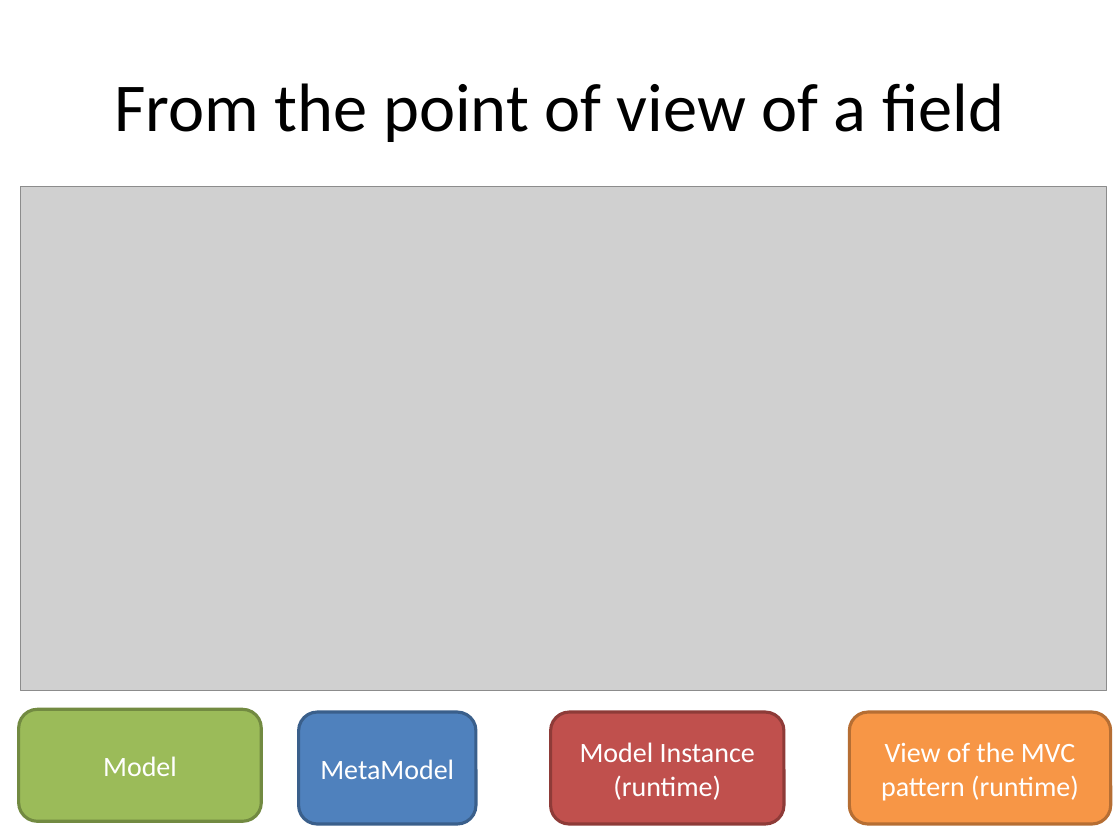
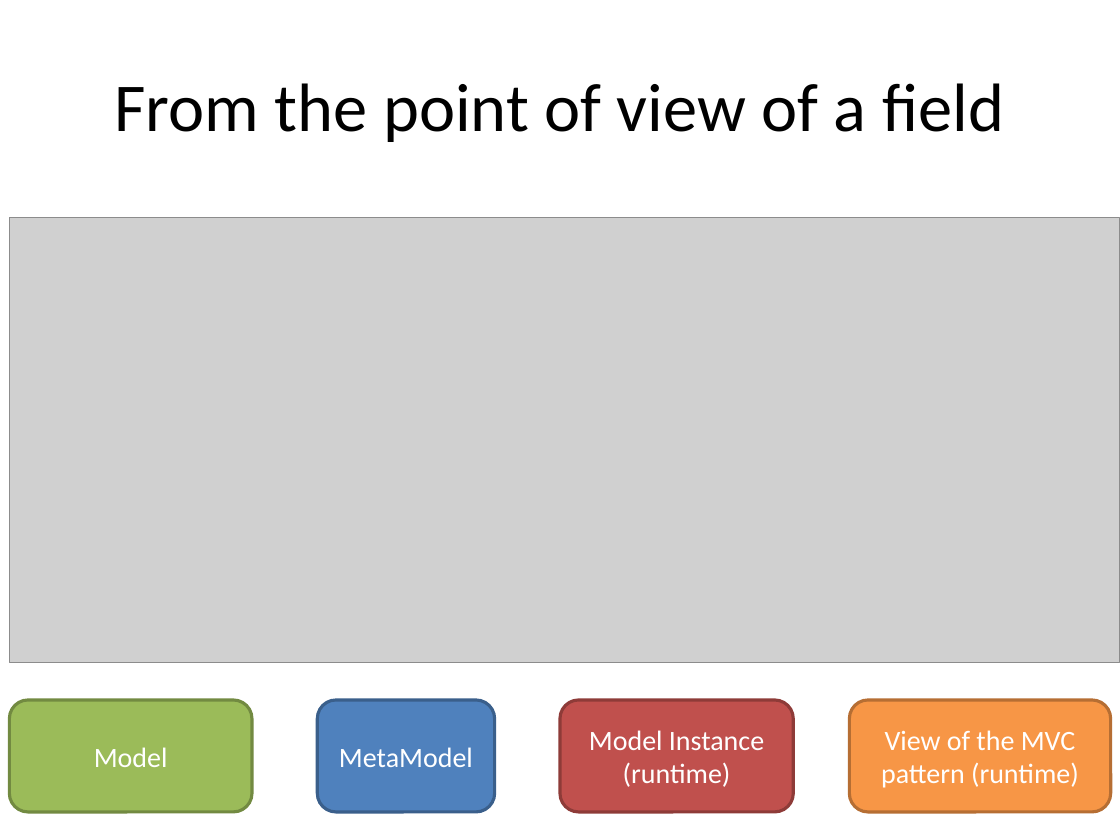
Before and after one commit to lesfurets/mdl4ui, a slide deck: slide 23 of mdl4ui-docs/mdl4ui_cg2013.pptx. Drawn at 1120x840 pixels with LibreOffice and Linux fonts; fonts in the diff are those of the drawing; grey boxes stand for pictures; background and template pictures are left out. Boxes give left, top, right and bottom in pixels: in the first picture for what was removed or moved away, otherwise in the second. Text is boxed around its words. In the diff, an @@ line names an element or a change of style, - is before the commit and + after.

```diff
--- a/mdl4ui-docs/mdl4ui_cg2013.pptx
+++ b/mdl4ui-docs/mdl4ui_cg2013.pptx
@@ picture resized from (x1=20, y1=187, x2=1107, y2=691) to (x1=9, y1=218, x2=1120, y2=663) @@
@@ rounded rectangle "Model" moved from (x1=19, y1=709, x2=262, y2=821) to (x1=9, y1=700, x2=252, y2=812) @@
@@ rounded rectangle "MetaModel" moved from (x1=299, y1=712, x2=476, y2=824) to (x1=317, y1=700, x2=494, y2=812) @@
@@ rounded rectangle "Model Instance (runtime)" moved from (x1=551, y1=712, x2=784, y2=824) to (x1=560, y1=700, x2=793, y2=812) @@
@@ rounded rectangle "View of the MVC pattern ..." moved from (x1=849, y1=712, x2=1110, y2=824) to (x1=849, y1=700, x2=1110, y2=812) @@
```
Also in this commit, not shown: 7 other slides changed.
